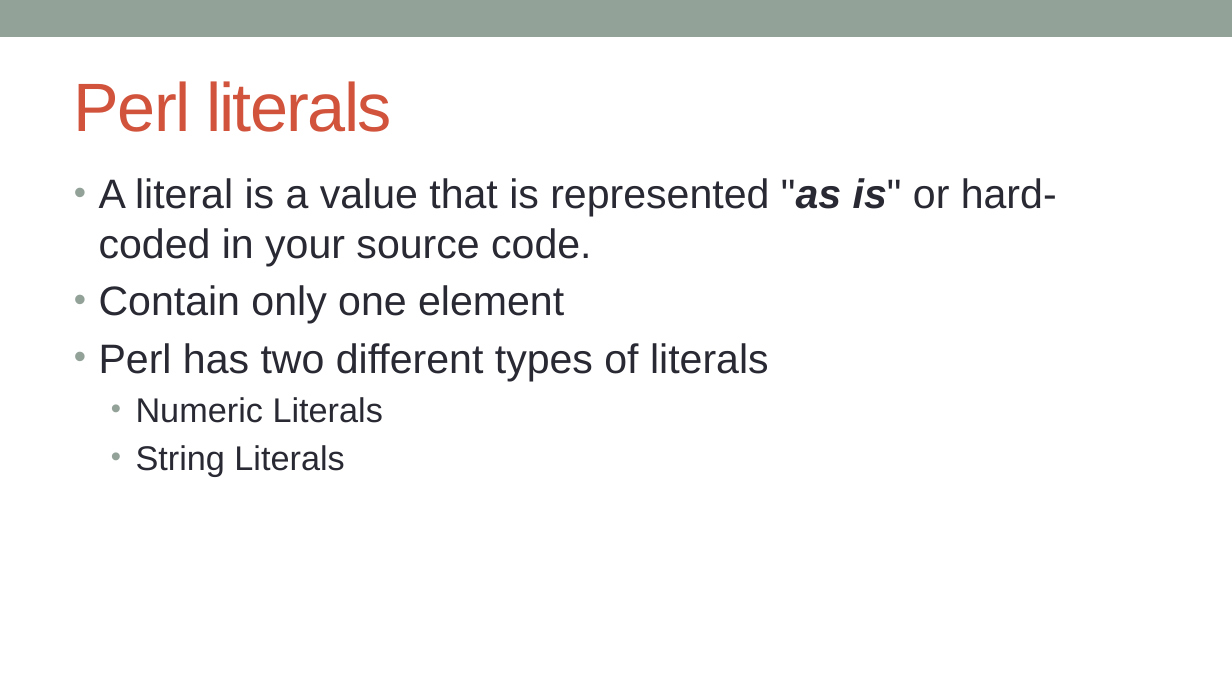
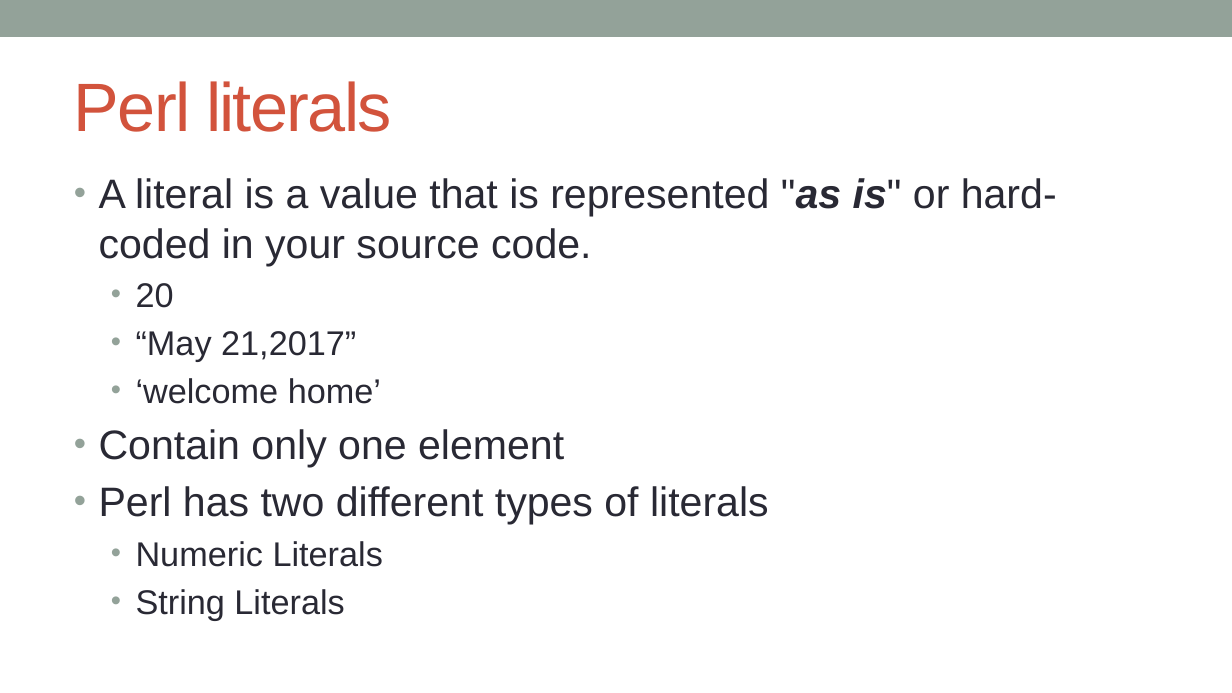
Before and after one commit to kanhu-pcr-code/bioinfo-PERL-course, a slide deck: slide 7 of PPTs/Variables_and_operators.pptx. Drawn at 1232x693 pixels with LibreOffice and Linux fonts; fonts in the diff are those of the drawing. Boxes give left, top, right and bottom in pixels: in the first picture for what was removed or moved away, otherwise in the second. Text is boxed around its words. In the diff, an @@ line names an element or a change of style, - is before the commit and + after.

```diff
--- a/PPTs/Variables_and_operators.pptx
+++ b/PPTs/Variables_and_operators.pptx
@@ text at [136, 283, 381, 404]: paragraphs added @@
+  • 20
+  • “May 21,2017”
+  • ‘welcome home’
```
Also in this commit, not shown: 4 other slides changed, 1 slide added, 4 other files.
